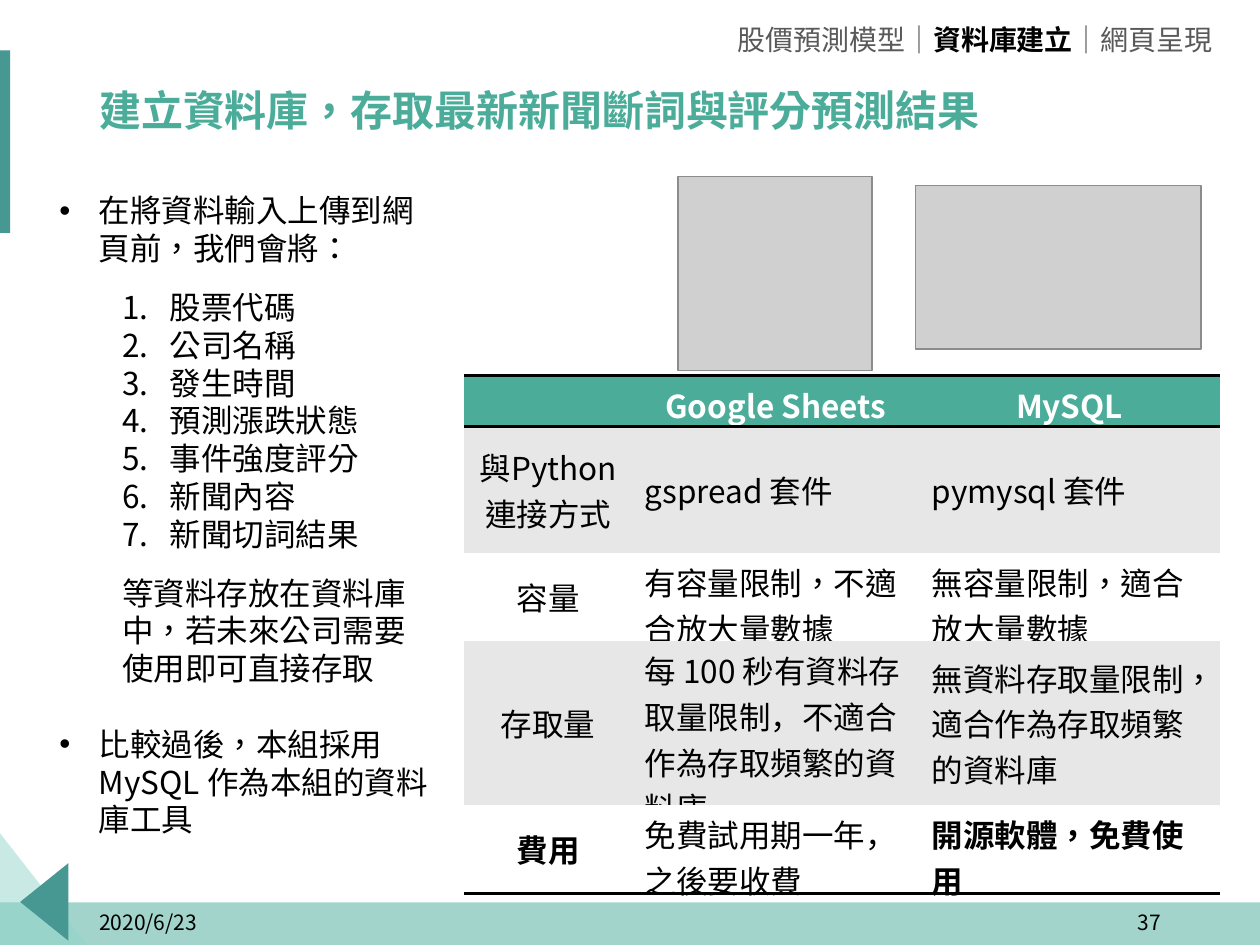
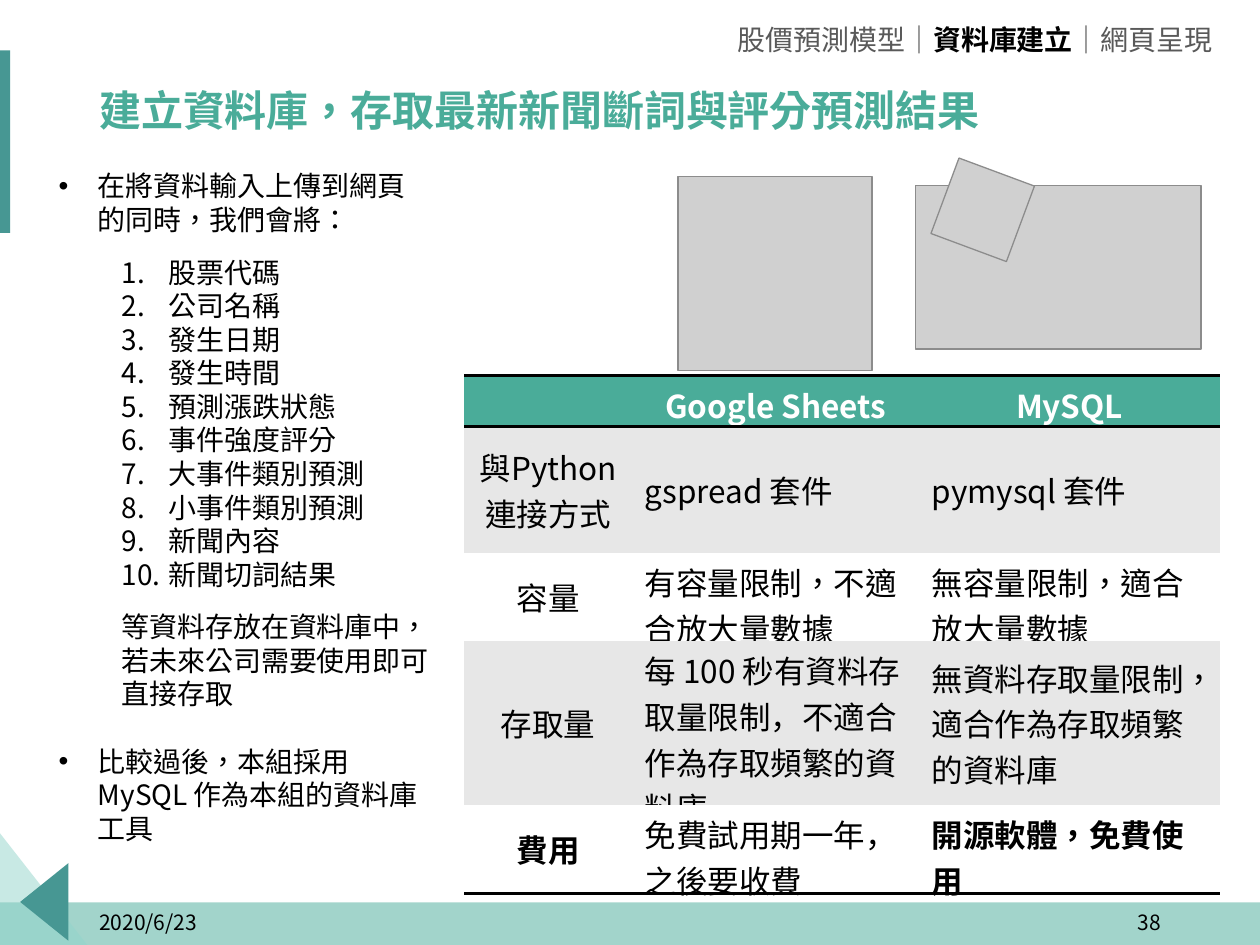
Before and after one commit to p314008dsa/Text-mining, a slide deck: slide 38 of 報告擋/玉山_題目一_組別二.pptx (slide 37 before the commit). Drawn at 1260x945 pixels with LibreOffice and Linux fonts; fonts in the diff are those of the drawing; grey boxes stand for pictures; background and template pictures are left out. Boxes give left, top, right and bottom in pixels: in the first picture for what was removed or moved away, otherwise in the second. Text is boxed around its words. In the diff, an @@ line names an element or a change of style, - is before the commit and + after.

```diff
--- a/報告擋/玉山_題目一_組別二.pptx
+++ b/報告擋/玉山_題目一_組別二.pptx
@@ text "在將資料輸入上傳到網頁的同時，我們會將：": place and size @@
-text "在將資料輸入上傳到網頁的同時，我們會將：" at <box>99,195,427,834</box>
+text "在將資料輸入上傳到網頁的同時，我們會將：" at <box>98,172,429,841</box>
@@ text at <box>98,172,405,233</box>: text changed; size 18 to 16 pt @@
-• 在將資料輸入上傳到網頁前，我們會將：
+• 在將資料輸入上傳到網頁的同時，我們會將：
@@ picture added at <box>931,159,1035,262</box> @@
@@ text at <box>98,260,429,841</box>: size 18 to 16 pt in "股票代碼", "公司名稱", "發生時間", "預測漲跌狀態" and 5 more places; indent changed @@
@@ text at <box>169,326,281,352</box>: paragraph added @@
+  3. 發生日期
@@ text at <box>169,460,364,521</box>: paragraphs added @@
+  7. 大事件類別預測
+  8. 小事件類別預測
@@ page number at <box>1137,914,1160,931</box>: text changed @@
-37
+38
```
Also in this commit, not shown: 11 other slides changed, 3 slides added, 2 other files.
